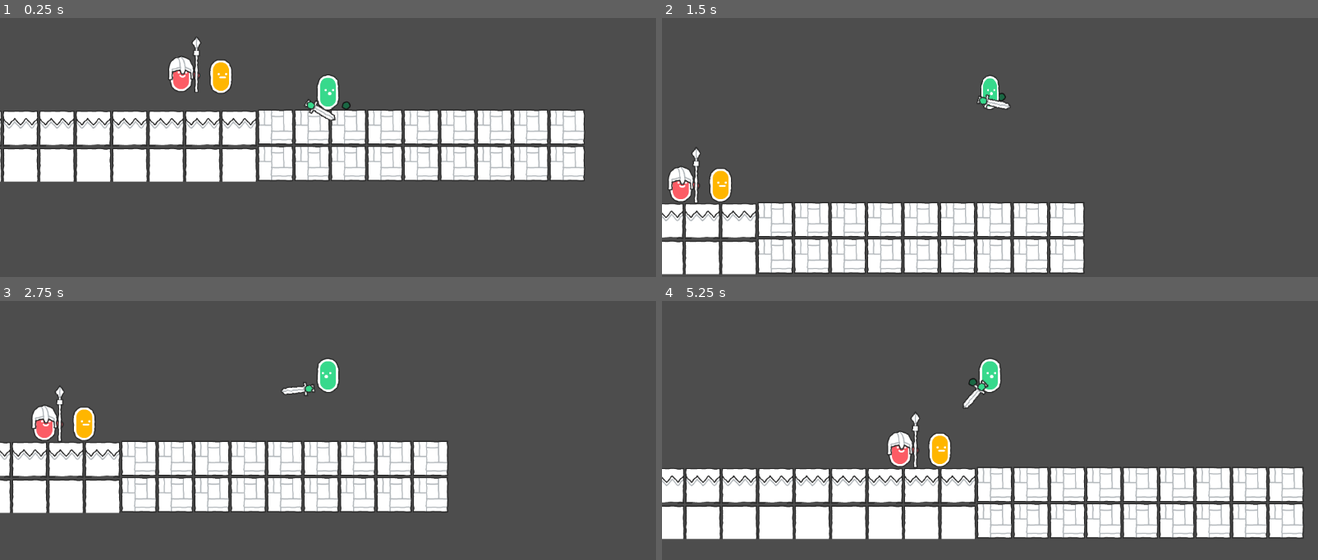
Above: before the commit, frames 1-4 (two rows, left to right).
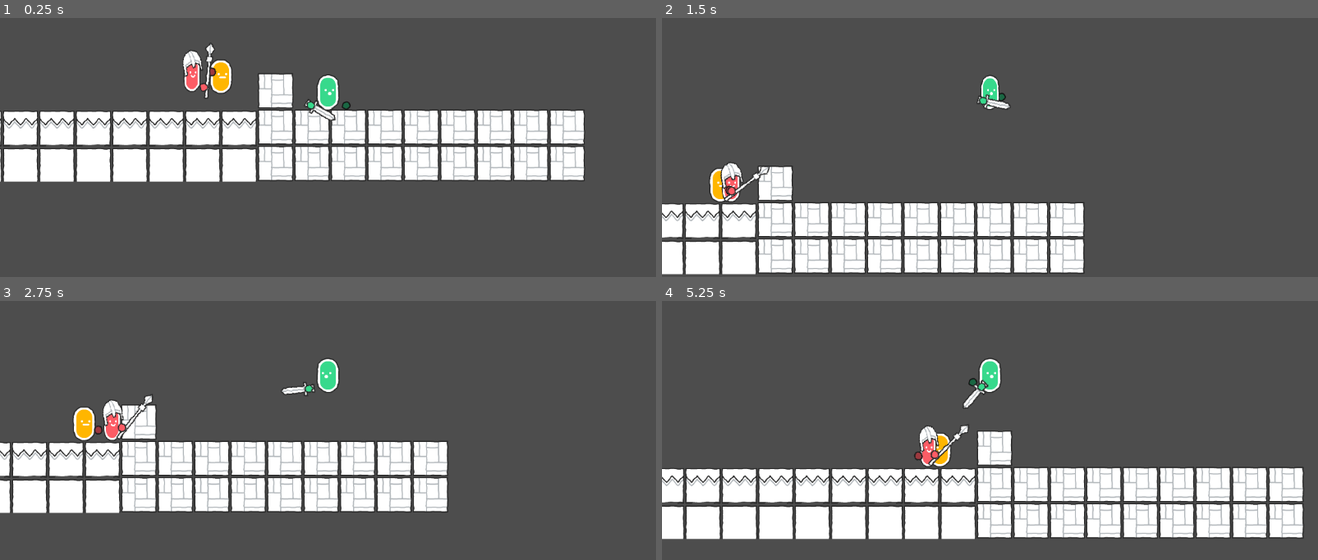
Above: after the commit, the same moments.

Repository: kung-fu-mari/collab_test
Game: Godot game, scene res://Scenes/AnimationPlayerTest.tscn
Same seed, same stepped clock (60 frames per second), same inputs: the game is played once before the commit and once after it.
Inputs:
- Up to frame 1 (0.25 s): no input
- Up to frame 2 (1.5 s): hold Z (attack) 0.53-1.28 s; hold D (right) from 0.53 s (still down); tap W (up) at 0.77, 0.8, 1.07, 1.35 s
- Up to frame 3 (2.75 s): tap W (up) at 1.52, 1.82, 2.3 s; tap Z (attack) at 1.55 s; release D (right) at 2.03 s; hold A (left) from 2.03 s (still down); hold Z (attack) from 2.03 s (still down)
- Up to frame 4 (5.25 s): release A (left) at 2.78 s; release Z (attack) at 2.78 s; hold D (right) 2.78-4.28 s; tap Z (attack) at 2.85, 4.35 s; tap W (up) at 3.02, 3.32, 3.6, 3.77, 4.07, 4.52, 4.82 s; hold A (left) 4.28-5.03 s; hold D (right) from 5.03 s (still down); hold Z (attack) from 5.03 s (still down)

The runs differ from the first frame. In frame 1, 1.5% of the frame differs, in the area x 25-45%, y 7-35%; in frame 2, 1.7%; in frame 3, 1.7%; in frame 4, 1.8%, in the area x 34-54%, y 42-65%.

Commit message:
get spear bean working!

Diff:
--- a/Scenes/AnimationPlayerTest.tscn
+++ b/Scenes/AnimationPlayerTest.tscn
@@ -143,7 +143,7 @@
 position = Vector2(700, 478)
 
 [node name="TileMapLayer" type="TileMapLayer" parent="."]
-tile_map_data = PackedByteArray("AAAAAAgAAAADAAcAAAABAAgAAAA …(512 unchanged characters)… GAAkAAAABAAkAAAAGAAkAAAAAAAkAAAAGAAkAAAA=")
+tile_map_data = PackedByteArray("AAAAAAgAAAADAAcAAAABAAgAAAA …(512 unchanged characters)… GAAkAAAABAAkAAAAGAAkAAAAAAAkAAAAGAAkAAAAJAAcAAAACAAcAAAA=")
 tile_set = SubResource("TileSet_r3y5b")
 
 [node name="SpearBean" parent="." node_paths=PackedStringArray("player") instance=ExtResource("4_okxb6")]
--- a/Scenes/Enemies/DummyBean.tscn
+++ b/Scenes/Enemies/DummyBean.tscn
@@ -13,7 +13,7 @@
 tracks/0/type = "value"
 tracks/0/imported = false
 tracks/0/enabled = true
-tracks/0/path = NodePath("BodySprite:position")
+tracks/0/path = NodePath("Flipper/BodySprite:position")
 tracks/0/interp = 1
 tracks/0/loop_wrap = true
 tracks/0/keys = {
@@ -25,7 +25,7 @@
 tracks/1/type = "value"
 tracks/1/imported = false
 tracks/1/enabled = true
-tracks/1/path = NodePath("BodySprite:rotation")
+tracks/1/path = NodePath("Flipper/BodySprite:rotation")
 tracks/1/interp = 1
 tracks/1/loop_wrap = true
 tracks/1/keys = {
@@ -37,7 +37,7 @@
 tracks/2/type = "value"
 tracks/2/imported = false
 tracks/2/enabled = true
-tracks/2/path = NodePath("BodySprite:scale")
+tracks/2/path = NodePath("Flipper/BodySprite:scale")
 tracks/2/interp = 1
 tracks/2/loop_wrap = true
 tracks/2/keys = {
@@ -55,7 +55,7 @@
 tracks/0/type = "value"
 tracks/0/imported = false
 tracks/0/enabled = true
-tracks/0/path = NodePath("BodySprite:position")
+tracks/0/path = NodePath("Flipper/BodySprite:position")
 tracks/0/interp = 1
 tracks/0/loop_wrap = true
 tracks/0/keys = {
@@ -67,7 +67,7 @@
 tracks/1/type = "value"
 tracks/1/imported = false
 tracks/1/enabled = true
-tracks/1/path = NodePath("BodySprite:rotation")
+tracks/1/path = NodePath("Flipper/BodySprite:rotation")
 tracks/1/interp = 1
 tracks/1/loop_wrap = true
 tracks/1/keys = {
@@ -79,7 +79,7 @@
 tracks/2/type = "value"
 tracks/2/imported = false
 tracks/2/enabled = true
-tracks/2/path = NodePath("BodySprite:scale")
+tracks/2/path = NodePath("Flipper/BodySprite:scale")
 tracks/2/interp = 1
 tracks/2/loop_wrap = true
 tracks/2/keys = {
@@ -106,19 +106,21 @@
 [node name="CollisionShape2D" type="CollisionShape2D" parent="."]
 shape = SubResource("CapsuleShape2D_4gdcm")
 
-[node name="BodySprite" type="Sprite2D" parent="."]
-texture = ExtResource("2_eu31b")
-
 [node name="AnimationPlayer" type="AnimationPlayer" parent="."]
 libraries = {
 &"": SubResource("AnimationLibrary_scqe6")
 }
 speed_scale = 0.746
 
-[node name="HurtBox" type="Area2D" parent="."]
+[node name="Flipper" type="Node2D" parent="."]
 
-[node name="CollisionShape2D" type="CollisionShape2D" parent="HurtBox"]
+[node name="BodySprite" type="Sprite2D" parent="Flipper"]
+texture = ExtResource("2_eu31b")
+
+[node name="HurtBox" type="Area2D" parent="Flipper"]
+
+[node name="CollisionShape2D" type="CollisionShape2D" parent="Flipper/HurtBox"]
 position = Vector2(0.5, -7.5)
 shape = SubResource("RectangleShape2D_bhb2o")
 
-[connection signal="area_entered" from="HurtBox" to="." method="_on_hurt_box_area_entered"]
+[connection signal="area_entered" from="Flipper/HurtBox" to="." method="_on_hurt_box_area_entered"]
--- a/Scenes/Enemies/SpearEnemy.tscn
+++ b/Scenes/Enemies/SpearEnemy.tscn
@@ -16,7 +16,7 @@
 tracks/0/type = "value"
 tracks/0/imported = false
 tracks/0/enabled = true
-tracks/0/path = NodePath("BodySprite:position")
+tracks/0/path = NodePath("Flipper/BodySprite:position")
 tracks/0/interp = 1
 tracks/0/loop_wrap = true
 tracks/0/keys = {
@@ -28,7 +28,7 @@
 tracks/1/type = "value"
 tracks/1/imported = false
 tracks/1/enabled = true
-tracks/1/path = NodePath("BodySprite:rotation")
+tracks/1/path = NodePath("Flipper/BodySprite:rotation")
 tracks/1/interp = 1
 tracks/1/loop_wrap = true
 tracks/1/keys = {
@@ -40,7 +40,7 @@
 tracks/2/type = "value"
 tracks/2/imported = false
 tracks/2/enabled = true
-tracks/2/path = NodePath("BodySprite:scale")
+tracks/2/path = NodePath("Flipper/BodySprite:scale")
 tracks/2/interp = 1
 tracks/2/loop_wrap = true
 tracks/2/keys = {
@@ -49,57 +49,279 @@
 "update": 0,
 "values": [Vector2(1, 1)]
 }
-
-[sub_resource type="Animation" id="Animation_4mhnn"]
+tracks/3/type = "value"
+tracks/3/imported = false
+tracks/3/enabled = true
+tracks/3/path = NodePath("Flipper/LeftHandSprite:position")
+tracks/3/interp = 1
+tracks/3/loop_wrap = true
+tracks/3/keys = {
+"times": PackedFloat32Array(0),
+"transitions": PackedFloat32Array(1),
+"update": 0,
+"values": [Vector2(20, -2.1599)]
+}
+tracks/4/type = "value"
+tracks/4/imported = false
+tracks/4/enabled = true
+tracks/4/path = NodePath("Flipper/RightHandSprite:position")
+tracks/4/interp = 1
+tracks/4/loop_wrap = true
+tracks/4/keys = {
+"times": PackedFloat32Array(0),
+"transitions": PackedFloat32Array(1),
+"update": 0,
+"values": [Vector2(-3.1599, 13.6802)]
+}
+tracks/5/type = "value"
+tracks/5/imported = false
+tracks/5/enabled = true
+tracks/5/path = NodePath("Flipper/RightHandSprite:rotation")
+tracks/5/interp = 1
+tracks/5/loop_wrap = true
+tracks/5/keys = {
+"times": PackedFloat32Array(0),
+"transitions": PackedFloat32Array(1),
+"update": 0,
+"values": [0.649909]
+}
+tracks/6/type = "value"
+tracks/6/imported = false
+tracks/6/enabled = true
+tracks/6/path = NodePath("Flipper/RightHandSprite/SpearSprite:position")
+tracks/6/interp = 1
+tracks/6/loop_wrap = true
+tracks/6/keys = {
+"times": PackedFloat32Array(0),
+"transitions": PackedFloat32Array(1),
+"update": 0,
+"values": [Vector2(6, -3.8147e-06)]
+}
+tracks/7/type = "value"
+tracks/7/imported = false
+tracks/7/enabled = true
+tracks/7/path = NodePath("Flipper/RightHandSprite/SpearSprite:rotation")
+tracks/7/interp = 1
+tracks/7/loop_wrap = true
+tracks/7/keys = {
+"times": PackedFloat32Array(0),
+"transitions": PackedFloat32Array(1),
+"update": 0,
+"values": [0.0]
+}
+tracks/8/type = "value"
+tracks/8/imported = false
+tracks/8/enabled = true
+tracks/8/path = NodePath("Flipper/LeftHandSprite:rotation")
+tracks/8/interp = 1
+tracks/8/loop_wrap = true
+tracks/8/keys = {
+"times": PackedFloat32Array(0),
+"transitions": PackedFloat32Array(1),
+"update": 0,
+"values": [0.649909]
+}
+tracks/9/type = "value"
+tracks/9/imported = false
+tracks/9/enabled = true
+tracks/9/path = NodePath("Flipper/BodySprite/ItemHelmet:position")
+tracks/9/interp = 1
+tracks/9/loop_wrap = true
+tracks/9/keys = {
+"times": PackedFloat32Array(0),
+"transitions": PackedFloat32Array(1),
+"update": 0,
+"values": [Vector2(0, -13)]
+}
+tracks/10/type = "value"
+tracks/10/imported = false
+tracks/10/enabled = true
+tracks/10/path = NodePath("Flipper/BodySprite/ItemHelmet:rotation")
+tracks/10/interp = 1
+tracks/10/loop_wrap = true
+tracks/10/keys = {
+"times": PackedFloat32Array(0),
+"transitions": PackedFloat32Array(1),
+"update": 0,
+"values": [0.0]
+}
+tracks/11/type = "value"
+tracks/11/imported = false
+tracks/11/enabled = true
+tracks/11/path = NodePath("Flipper/LeftHandSprite:z_index")
+tracks/11/interp = 1
+tracks/11/loop_wrap = true
+tracks/11/keys = {
+"times": PackedFloat32Array(0),
+"transitions": PackedFloat32Array(1),
+"update": 1,
+"values": [0]
+}
+
+[sub_resource type="Animation" id="Animation_nknsx"]
+resource_name = "spear_stab_1"
+tracks/0/type = "value"
+tracks/0/imported = false
+tracks/0/enabled = true
+tracks/0/path = NodePath("Flipper/LeftHandSprite:position")
+tracks/0/interp = 1
+tracks/0/loop_wrap = true
+tracks/0/keys = {
+"times": PackedFloat32Array(0, 0.0352322, 0.102341, 0.140929, 0.157706, 0.189583, 0.211393, 0.558681, 0.701366, 0.734842, 0.760008),
+"transitions": PackedFloat32Array(1, 1, 1, 1, 1, 1, 1, 1, 1, 1, 1),
+"update": 0,
+"values": [Vector2(40, -18), Vector2(37, -7), Vector2(27, -1), Vector2(20, 5), Vector2(13, 10), Vector2(-8, 25), Vector2(-20, 24), Vector2(-20, 24), Vector2(78, 12), Vector2(97.0001, 12), Vector2(78, 12)]
+}
+tracks/1/type = "value"
+tracks/1/imported = false
+tracks/1/enabled = true
+tracks/1/path = NodePath("Flipper/RightHandSprite:position")
+tracks/1/interp = 1
+tracks/1/loop_wrap = true
+tracks/1/keys = {
+"times": PackedFloat32Array(0, 0.0318767, 0.104019, 0.16945, 0.211393, 0.563714, 0.602302, 0.701366, 0.734842, 0.760008),
+"transitions": PackedFloat32Array(1, 1, 1, 1, 1, 1, 1, 1, 1, 1),
+"update": 0,
+"values": [Vector2(28, 14), Vector2(24, 22), Vector2(11, 19), Vector2(-36.2, 18), Vector2(-38, 5), Vector2(-38, 5), Vector2(-36.2, 18), Vector2(50, 1), Vector2(69.0001, 1), Vector2(50, 1)]
+}
+tracks/2/type = "value"
+tracks/2/imported = false
+tracks/2/enabled = true
+tracks/2/path = NodePath("Flipper/RightHandSprite:rotation")
+tracks/2/interp = 1
+tracks/2/loop_wrap = true
+tracks/2/keys = {
+"times": PackedFloat32Array(0, 0.0318767, 0.104019, 0.162739, 0.213071, 0.562037, 0.649278, 0.701366),
+"transitions": PackedFloat32Array(1, 1, 1, 1, 1, 1, 1, 1),
+"update": 0,
+"values": [0.0, 0.0500717, 0.163392, 1.57079, 1.91479, 1.91479, 1.57079, 1.57079]
+}
+tracks/3/type = "value"
+tracks/3/imported = false
+tracks/3/enabled = true
+tracks/3/path = NodePath("Flipper/LeftHandSprite:z_index")
+tracks/3/interp = 1
+tracks/3/loop_wrap = true
+tracks/3/keys = {
+"times": PackedFloat32Array(0),
+"transitions": PackedFloat32Array(1),
+"update": 1,
+"values": [1]
+}
+tracks/4/type = "method"
+tracks/4/imported = false
+tracks/4/enabled = true
+tracks/4/path = NodePath(".")
+tracks/4/interp = 1
+tracks/4/loop_wrap = true
+tracks/4/keys = {
+"times": PackedFloat32Array(0.570425, 0.765041),
+"transitions": PackedFloat32Array(1, 1),
+"values": [{
+"args": [true],
+"method": &"set_spear_hitbox"
+}, {
+"args": [false],
+"method": &"set_spear_hitbox"
+}]
+}
+
+[sub_resource type="Animation" id="Animation_fsb2l"]
 resource_name = "run"
 length = 0.4
-loop_mode = 1
+loop_mode = 2
 step = 0.3333
 tracks/0/type = "value"
 tracks/0/imported = false
 tracks/0/enabled = true
-tracks/0/path = NodePath("BodySprite:position")
+tracks/0/path = NodePath("Flipper/BodySprite:scale")
 tracks/0/interp = 1
 tracks/0/loop_wrap = true
 tracks/0/keys = {
-"times": PackedFloat32Array(0, 0.133333, 0.266667, 0.4),
-"transitions": PackedFloat32Array(1, 1.86607, 1, 1),
-"update": 0,
-"values": [Vector2(6, 0), Vector2(-1, -18), Vector2(0, 0), Vector2(6, 0)]
+"times": PackedFloat32Array(0, 0.206034, 0.4),
+"transitions": PackedFloat32Array(1, 1, 1),
+"update": 0,
+"values": [Vector2(1, 1), Vector2(0.703125, 1), Vector2(1, 1)]
 }
 tracks/1/type = "value"
 tracks/1/imported = false
 tracks/1/enabled = true
-tracks/1/path = NodePath("BodySprite:rotation")
+tracks/1/path = NodePath("Flipper/LeftHandSprite:position")
 tracks/1/interp = 1
 tracks/1/loop_wrap = true
 tracks/1/keys = {
-"times": PackedFloat32Array(0, 0.266667, 0.4),
-"transitions": PackedFloat32Array(1, 1, 1),
-"update": 0,
-"values": [0.596356, -0.552319, 0.596356]
+"times": PackedFloat32Array(0, 0.4),
+"transitions": PackedFloat32Array(2.54912, 2.54912),
+"update": 0,
+"values": [Vector2(-32, 11), Vector2(39, 3)]
 }
 tracks/2/type = "value"
 tracks/2/imported = false
 tracks/2/enabled = true
-tracks/2/path = NodePath("BodySprite:scale")
+tracks/2/path = NodePath("Flipper/RightHandSprite:position")
 tracks/2/interp = 1
 tracks/2/loop_wrap = true
 tracks/2/keys = {
-"times": PackedFloat32Array(0, 0.0456405, 0.13953, 0.266019, 0.34426),
+"times": PackedFloat32Array(0, 0.4),
+"transitions": PackedFloat32Array(2.54912, 2),
+"update": 0,
+"values": [Vector2(23, 5), Vector2(-30, 15)]
+}
+tracks/3/type = "value"
+tracks/3/imported = false
+tracks/3/enabled = true
+tracks/3/path = NodePath("Flipper/RightHandSprite:rotation")
+tracks/3/interp = 1
+tracks/3/loop_wrap = true
+tracks/3/keys = {
+"times": PackedFloat32Array(0, 0.4),
+"transitions": PackedFloat32Array(1, 1),
+"update": 0,
+"values": [0.301862, 1.16575]
+}
+tracks/4/type = "value"
+tracks/4/imported = false
+tracks/4/enabled = true
+tracks/4/path = NodePath("Flipper/BodySprite/ItemHelmet:position")
+tracks/4/interp = 1
+tracks/4/loop_wrap = true
+tracks/4/keys = {
+"times": PackedFloat32Array(0, 0.0830555, 0.2, 0.322176, 0.4),
 "transitions": PackedFloat32Array(1, 1, 1, 1, 1),
 "update": 0,
-"values": [Vector2(1, 1), Vector2(1, 1), Vector2(1, 1), Vector2(1, 1), Vector2(1, 0.74483)]
+"values": [Vector2(0, -13), Vector2(0, -19), Vector2(5.5175e-07, -24), Vector2(0, -19), Vector2(0, -13)]
+}
+tracks/5/type = "value"
+tracks/5/imported = false
+tracks/5/enabled = true
+tracks/5/path = NodePath("Flipper/BodySprite/ItemHelmet:rotation")
+tracks/5/interp = 1
+tracks/5/loop_wrap = true
+tracks/5/keys = {
+"times": PackedFloat32Array(0, 0.11, 0.3, 0.4),
+"transitions": PackedFloat32Array(1, 0.75281, 1, 1),
+"update": 0,
+"values": [0.0, -0.233754, -0.233754, 0.0]
 }
 
 [sub_resource type="AnimationLibrary" id="AnimationLibrary_scqe6"]
 _data = {
 &"RESET": SubResource("Animation_d7vyv"),
-&"run": SubResource("Animation_4mhnn")
+&"run": SubResource("Animation_fsb2l"),
+&"spear_stab_1": SubResource("Animation_nknsx")
 }
 
 [sub_resource type="RectangleShape2D" id="RectangleShape2D_bhb2o"]
 size = Vector2(55, 59)
+
+[sub_resource type="RectangleShape2D" id="RectangleShape2D_nknsx"]
+size = Vector2(126, 74)
+
+[sub_resource type="RectangleShape2D" id="RectangleShape2D_fsb2l"]
+size = Vector2(611, 74)
+
+[sub_resource type="RectangleShape2D" id="RectangleShape2D_sai8i"]
+size = Vector2(27, 48.8727)
 
 [node name="SpearBean" type="CharacterBody2D"]
 collision_layer = 0
@@ -109,36 +331,79 @@
 [node name="CollisionShape2D" type="CollisionShape2D" parent="."]
 shape = SubResource("CapsuleShape2D_4gdcm")
 
-[node name="BodySprite" type="Sprite2D" parent="."]
-texture = ExtResource("2_gm6gh")
-
 [node name="AnimationPlayer" type="AnimationPlayer" parent="."]
 libraries = {
 &"": SubResource("AnimationLibrary_scqe6")
 }
-speed_scale = 0.746
-
-[node name="HurtBox" type="Area2D" parent="."]
-
-[node name="CollisionShape2D" type="CollisionShape2D" parent="HurtBox"]
+autoplay = "run"
+
+[node name="Flipper" type="Node2D" parent="."]
+
+[node name="HurtBox" type="Area2D" parent="Flipper"]
+
+[node name="CollisionShape2D" type="CollisionShape2D" parent="Flipper/HurtBox"]
 position = Vector2(0.5, -7.5)
 shape = SubResource("RectangleShape2D_bhb2o")
 
-[node name="LeftHandSprite" type="Sprite2D" parent="."]
-position = Vector2(26, 0)
+[node name="StabArea" type="Area2D" parent="Flipper"]
+
+[node name="CollisionShape2D" type="CollisionShape2D" parent="Flipper/StabArea"]
+position = Vector2(53, -8)
+shape = SubResource("RectangleShape2D_nknsx")
+
+[node name="ChaseArea" type="Area2D" parent="Flipper"]
+
+[node name="CollisionShape2D" type="CollisionShape2D" parent="Flipper/ChaseArea"]
+position = Vector2(-5, -8)
+shape = SubResource("RectangleShape2D_fsb2l")
+
+[node name="CliffRayCast" type="RayCast2D" parent="Flipper"]
+position = Vector2(23, 27)
+target_position = Vector2(0, 74)
+
+[node name="TurnAroundRayCast" type="RayCast2D" parent="Flipper"]
+position = Vector2(23, 15)
+rotation = -1.57079
+target_position = Vector2(2.86102e-05, 13)
+
+[node name="LeftHandSprite" type="Sprite2D" parent="Flipper"]
+modulate = Color(0.622881, 0.622881, 0.622881, 1)
+position = Vector2(20, -2.1599)
+rotation = 0.649909
 texture = ExtResource("3_4xiod")
 
-[node name="RightHandSprite" type="Sprite2D" parent="."]
-position = Vector2(26, 0)
+[node name="BodySprite" type="Sprite2D" parent="Flipper"]
+texture = ExtResource("2_gm6gh")
+
+[node name="ItemHelmet" type="Sprite2D" parent="Flipper/BodySprite"]
+position = Vector2(0, -13)
+texture = ExtResource("5_nknsx")
+
+[node name="RightHandSprite" type="Sprite2D" parent="Flipper"]
+z_index = 2
+position = Vector2(-3.1599, 13.6802)
+rotation = 0.649909
 texture = ExtResource("3_4xiod")
 
-[node name="SpearSprite" type="Sprite2D" parent="."]
-position = Vector2(27, -19)
+[node name="SpearSprite" type="Sprite2D" parent="Flipper/RightHandSprite"]
+z_index = 1
+z_as_relative = false
+position = Vector2(6, -3.8147e-06)
 scale = Vector2(1, 0.859375)
 texture = ExtResource("4_uja8q")
-
-[node name="ItemHelmet" type="Sprite2D" parent="."]
-position = Vector2(0, -13)
-texture = ExtResource("5_nknsx")
-
-[connection signal="area_entered" from="HurtBox" to="." method="_on_hurt_box_area_entered"]
+offset = Vector2(0, -35.025)
+
+[node name="Hitbox" type="Area2D" parent="Flipper/RightHandSprite/SpearSprite" groups=["damages_player"]]
+position = Vector2(0.94259, -68.5217)
+collision_layer = 0
+collision_mask = 0
+
+[node name="CollisionShape2D" type="CollisionShape2D" parent="Flipper/RightHandSprite/SpearSprite/Hitbox"]
+position = Vector2(-3.93391e-06, -3.75509e-06)
+scale = Vector2(1, 1)
+shape = SubResource("RectangleShape2D_sai8i")
+
+[connection signal="area_entered" from="Flipper/HurtBox" to="." method="_on_hurt_box_area_entered"]
+[connection signal="body_entered" from="Flipper/StabArea" to="." method="_on_stab_area_body_entered"]
+[connection signal="body_entered" from="Flipper/ChaseArea" to="." method="_on_chase_area_body_entered"]
+[connection signal="body_exited" from="Flipper/ChaseArea" to="." method="_on_chase_area_body_exited"]
--- a/Scenes/Player/Player.tscn
+++ b/Scenes/Player/Player.tscn
@@ -6,6 +6,10 @@
 [ext_resource type="Texture2D" uid="uid://bsh2tfivydsxx" path="res://scribble/PNG/Default/item_sword.png" id="3_dewec"]
 
 [sub_resource type="CapsuleShape2D" id="CapsuleShape2D_ufpgo"]
+radius = 14.0
+height = 56.0
+
+[sub_resource type="CapsuleShape2D" id="CapsuleShape2D_ude3g"]
 radius = 14.0
 height = 56.0
 
@@ -273,13 +277,18 @@
 [sub_resource type="RectangleShape2D" id="RectangleShape2D_dewec"]
 size = Vector2(38.933, 80.7358)
 
-[node name="BeanHands" type="CharacterBody2D"]
+[node name="BeanHands" type="CharacterBody2D" groups=["player"]]
 script = ExtResource("1_5q1ek")
 
 [node name="CollisionShape2D" type="CollisionShape2D" parent="."]
 shape = SubResource("CapsuleShape2D_ufpgo")
 
-[node name="AnimationPlayer" type="AnimationPlayer" parent="."]
+[node name="Hurtbox" type="Area2D" parent="."]
+
+[node name="CollisionShape2D2" type="CollisionShape2D" parent="Hurtbox"]
+shape = SubResource("CapsuleShape2D_ude3g")
+
+[node name="AnimationPlayer" type="AnimationPlayer" parent="." groups=["damages_player"]]
 libraries = {
 &"": SubResource("AnimationLibrary_xo7ga")
 }
@@ -317,3 +326,5 @@
 shape = SubResource("RectangleShape2D_dewec")
 
 [node name="Camera2D" type="Camera2D" parent="."]
+
+[connection signal="area_entered" from="Hurtbox" to="." method="_on_hurt_box_area_entered"]
--- a/Scripts/Enemies/DummyEnemy.gd
+++ b/Scripts/Enemies/DummyEnemy.gd
@@ -23,9 +23,16 @@
 	velocity.x = move_toward(velocity.x, 0, FRICTION)
 	move_and_slide()
 
-func _process(delta: float) -> void:
+func _process(_delta: float) -> void:
 	if global_position.y > 550:
 		die_and_respawn()
+	face_player()
+
+func face_player() -> void:
+	if player.global_position.x > self.global_position.x:
+		$Flipper.scale.x = 1
+	elif player.global_position.x < self.global_position.x:
+		$Flipper.scale.x = -1
 
 func _on_hurt_box_area_entered(area: Area2D) -> void:
 	if area.is_in_group("player_weapon") and current_hp > 0:
@@ -34,9 +41,9 @@
 		take_damage()
 
 func damage_flash() -> void:
-	$BodySprite.modulate = Color.CRIMSON
+	$Flipper/BodySprite.modulate = Color.CRIMSON
 	var color_tween = self.create_tween()
-	color_tween.tween_property($BodySprite, "modulate", Color.WHITE, 0.1)
+	color_tween.tween_property($Flipper/BodySprite, "modulate", Color.WHITE, 0.1)
 
 func take_damage() -> void:
 	current_hp -= 1
--- a/Scripts/Enemies/SpearEnemy.gd
+++ b/Scripts/Enemies/SpearEnemy.gd
@@ -1,31 +1,71 @@
 extends CharacterBody2D
 
 @onready var spawn_position := global_position
+@onready var cliff_check = $Flipper/CliffRayCast
+@onready var wall_check = $Flipper/TurnAroundRayCast
+@onready var hitbox = $Flipper/RightHandSprite/SpearSprite/Hitbox
+@onready var anim_player = $AnimationPlayer
 
 @export var player : CharacterBody2D
+@export var march_direction : int = 1
 
-const KNOCKBACK = 300
+const KNOCKBACK = 600
 const LAUNCH = 150
 const FRICTION = 20
 const MAX_HP := 20
+const WALK_SPEED := 100
+const RUN_SPEED := 130
 
 var current_hp : int
-
+var speed = WALK_SPEED
+var state = "patrolling"
 
 func _ready() -> void:
 	current_hp = MAX_HP
 
 func _physics_process(delta: float) -> void:
-	# Add the gravity.
 	if not is_on_floor():
 		velocity += get_gravity() * delta
-
-	velocity.x = move_toward(velocity.x, 0, FRICTION)
+	if state != "attacking":
+		velocity.x = speed * march_direction
+	else:
+		velocity.x = 0
 	move_and_slide()
 
-func _process(delta: float) -> void:
+func _process(_delta: float) -> void:
+	if not cliff_check.is_colliding():
+		state = "patrolling"
+		march_direction *= -1
+		$Flipper.scale.x *= -1
+	if wall_check.is_colliding() and state != "chasing":
+		march_direction *= -1
+		$Flipper.scale.x *= -1
 	if global_position.y > 550:
 		die_and_respawn()
+	if state == "chasing" or state == "attacking":
+		if anim_player.current_animation != "spear_stab_1":
+			chase_player()
+	handle_animation()
+
+func _on_chase_area_body_entered(body: Node2D) -> void:
+	if body.is_in_group('player') and state != "attacking":
+		state = "chasing"
+		speed = RUN_SPEED
+
+func _on_chase_area_body_exited(body: Node2D) -> void:
+	if body.is_in_group('player'):
+		if anim_player.current_animation == "spear_stab_1":
+			await anim_player.animation_finished
+		state = "patrolling"
+		speed = WALK_SPEED
+
+func chase_player() -> void:
+	if player.global_position.x > self.global_position.x:
+		$Flipper.scale.x = 1
+		march_direction = 1
+	elif player.global_position.x < self.global_position.x:
+		$Flipper.scale.x = -1
+		march_direction = -1
 
 func _on_hurt_box_area_entered(area: Area2D) -> void:
 	if area.is_in_group("player_weapon") and current_hp > 0:
@@ -34,9 +74,9 @@
 		take_damage()
 
 func damage_flash() -> void:
-	$BodySprite.modulate = Color.CRIMSON
+	$Flipper/BodySprite.modulate = Color.CRIMSON
 	var color_tween = self.create_tween()
-	color_tween.tween_property($BodySprite, "modulate", Color.WHITE, 0.1)
+	color_tween.tween_property($Flipper/BodySprite, "modulate", Color.WHITE, 0.1)
 
 func take_damage() -> void:
 	current_hp -= 1
@@ -56,3 +96,22 @@
 	current_hp = MAX_HP
 	self.global_position = spawn_position
 	self.show()
+
+func _on_stab_area_body_entered(_body: Node2D) -> void:
+	state = "attacking"
+
+func set_spear_hitbox(value: bool) -> void:
+	if value:
+		state = "attacking"
+	else:
+		state = "chasing"
+
+	hitbox.set_collision_layer_value(1, value)
+
+func handle_animation() -> void:
+	if state == "attacking":
+		if anim_player.current_animation != "spear_stab_1":
+			anim_player.play("spear_stab_1")
+	elif state in ["patrolling", "chasing"]:
+		if anim_player.current_animation != "run":
+			anim_player.play("run")
--- a/Scripts/Player/Player.gd
+++ b/Scripts/Player/Player.gd
@@ -6,11 +6,13 @@
 const SPEED := 300.0
 const JUMP_VELOCITY := -400.0
 const MAX_JUMPS := 2
+const MAX_HP := 10
+const KNOCKBACK := 600
+const LAUNCH := 150
 
+var current_hp := MAX_HP
 var jumps_left := MAX_JUMPS
 var current_state : String = "idle"
-#var running := false
-#var swinging := false
 
 func _physics_process(delta: float) -> void:
 	# Add the gravity.
@@ -33,6 +35,7 @@
 			$SpriteContainer.scale.x = -1
 		else:
 			$SpriteContainer.scale.x = 1
+			scale.x = 1
 		velocity.x = direction * SPEED
 	else:
 		if velocity.x == 0:
@@ -69,3 +72,27 @@
 	else:
 		current_state = ""
 	hitbox.set_collision_layer_value(1, value)
+
+func _on_hurt_box_area_entered(area: Area2D) -> void:
+	if area.is_in_group("damages_player") and current_hp > 0:
+		var enemy = area.owner
+		damage_flash()
+		take_knockback(enemy)
+		take_damage()
+
+func damage_flash() -> void:
+	$SpriteContainer/BodySprite.modulate = Color.CRIMSON
+	var color_tween = self.create_tween()
+	color_tween.tween_property($SpriteContainer/BodySprite, "modulate", Color.WHITE, 0.1)
+
+func take_damage() -> void:
+	current_hp -= 1
+	if current_hp <= 0:
+		get_tree().reload_current_scene()
+
+func take_knockback(enemy) -> void:
+	if enemy.global_position.x > self.global_position.x:
+		velocity.x -= KNOCKBACK
+	else:
+		velocity.x += KNOCKBACK
+	velocity.y -= LAUNCH
--- a/project.godot
+++ b/project.godot
@@ -18,6 +18,8 @@
 [global_group]
 
 player_weapon="Allows enemy area2d's to take damage from player area2d's"
+player="Monsters will attack members of this group"
+damages_player="This group triggers the players hurtbox on collision"
 
 [input]
 
Not shown: 1 places in Scenes/Enemies/SpearEnemy.tscn that only renumber resources
Not shown: 1 places in Scenes/Player/Player.tscn that only renumber resources
